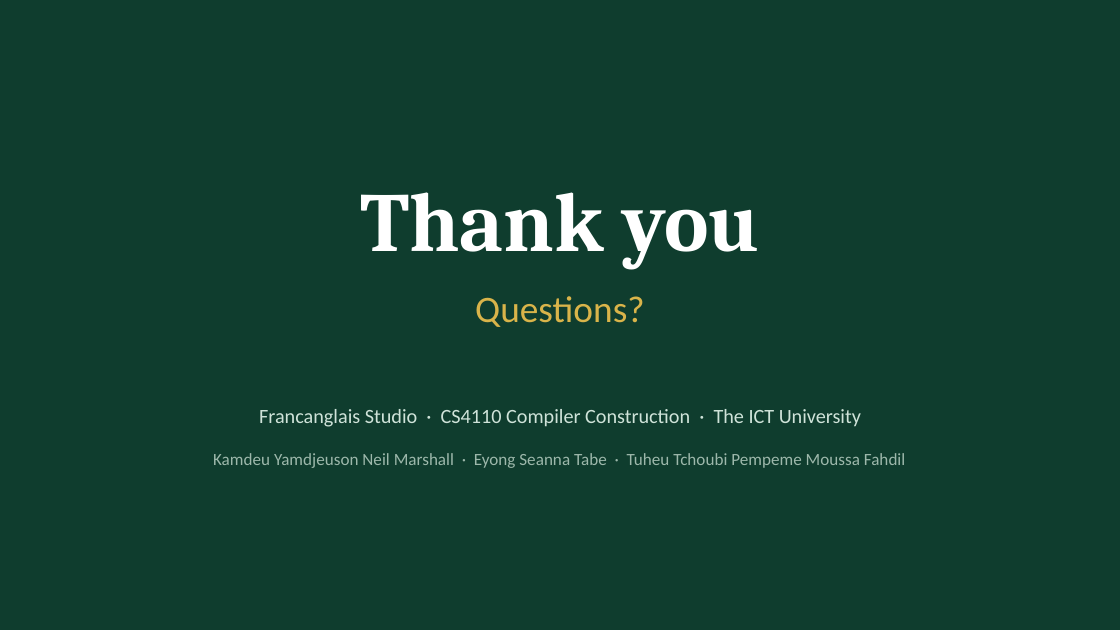
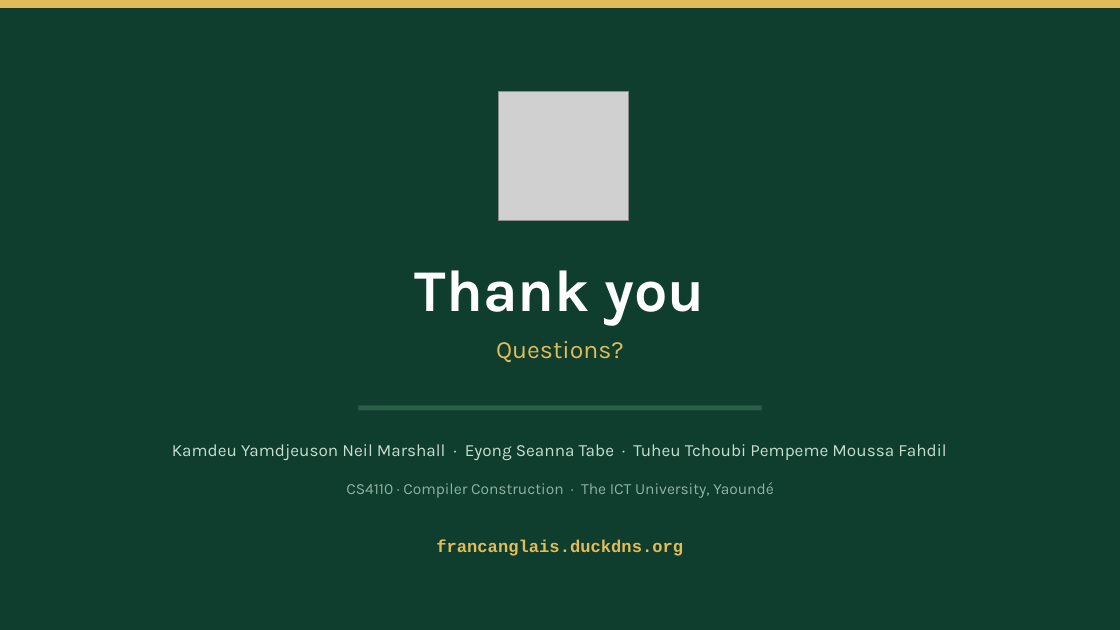
Before and after one commit to Kynmmarshall/Language-Analyser-backend, a slide deck: slide 14 of Francanglais_Studio_CS4110 (1).pptx (slide 15 before the commit). Drawn at 1120x630 pixels with LibreOffice and Linux fonts; fonts in the diff are those of the drawing; grey boxes stand for pictures. Boxes give left, top, right and bottom in pixels: in the first picture for what was removed or moved away, otherwise in the second. Text is boxed around its words. In the diff, an @@ line names an element or a change of style, - is before the commit and + after.

Commit message:
updated powerpoint

```diff
--- a/Francanglais_Studio_CS4110 (1).pptx
+++ b/Francanglais_Studio_CS4110 (1).pptx
@@ background #0F3D2E to #FFFFFF @@
@@ rectangle added at (x1=0, y1=0, x2=1120, y2=629), fill #0F3D2E @@
@@ rectangle added at (x1=0, y1=0, x2=1120, y2=8), fill #E2BC58 @@
@@ picture added at (x1=498, y1=92, x2=628, y2=221) @@
@@ text "Thank you" moved from (x1=360, y1=192, x2=760, y2=270) to (x1=415, y1=270, x2=704, y2=325) @@
@@ text "Thank you" at (x1=415, y1=270, x2=704, y2=325): size 54 to 38 pt, font Cambria to Karla @@
@@ text "Questions?" moved from (x1=475, y1=296, x2=644, y2=327) to (x1=496, y1=341, x2=624, y2=362) @@
@@ text "Questions?" at (x1=496, y1=341, x2=624, y2=362): size 24 to 16 pt, font Calibri to Karla, text colour #D9B44A to #E2BC58 @@
@@ rectangle added at (x1=358, y1=405, x2=762, y2=410), fill #2A5E49 @@
@@ text "Kamdeu Yamdjeuson Neil Marshall · ..." moved from (x1=213, y1=453, x2=906, y2=468) to (x1=172, y1=444, x2=946, y2=460) @@
@@ text "Kamdeu Yamdjeuson Neil Marshall · ..." at (x1=172, y1=444, x2=946, y2=460): font Calibri to Karla, text colour #9DB8AB to #C7DED1 @@
@@ text at (x1=346, y1=482, x2=774, y2=498): text changed; size 13 to 10 pt; font Calibri to Karla; text colour #CFE3D9 to #8FB3A2 @@
-Francanglais Studio · CS4110 Compiler Construction · The ICT University
+CS4110 · Compiler Construction · The ICT University, Yaoundé
@@ text added at (x1=436, y1=539, x2=683, y2=556), 11 pt, text #E2BC58, bold @@
+francanglais.duckdns.org
```
Also in this commit, not shown: 1 other slide changed, 12 slides added, 13 slides removed, 2 other files.
